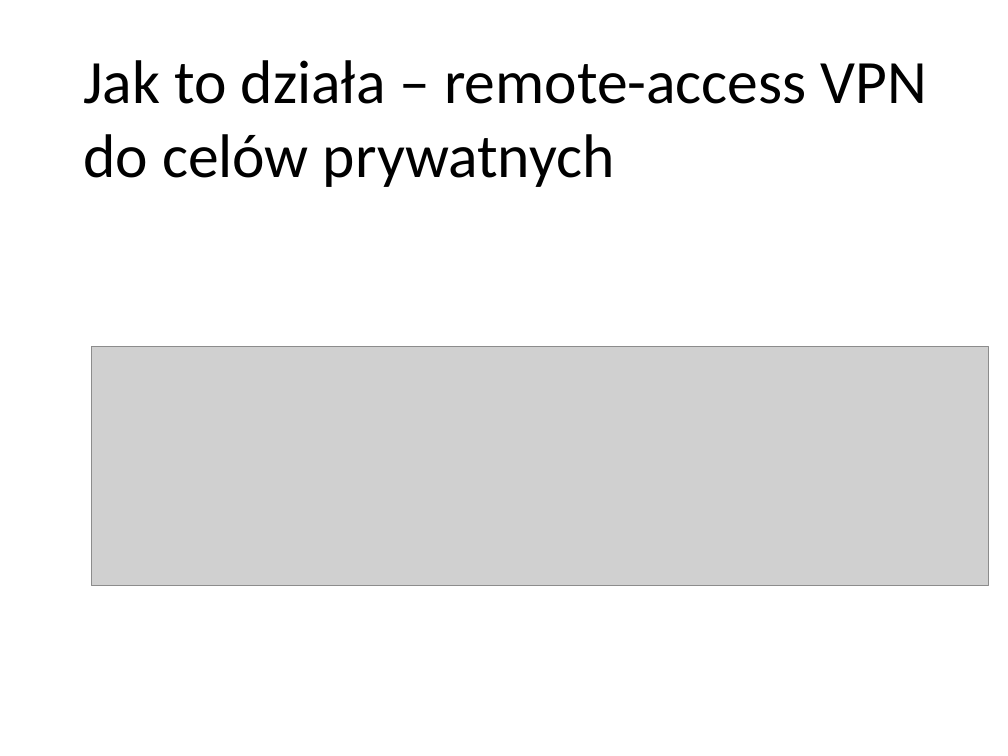
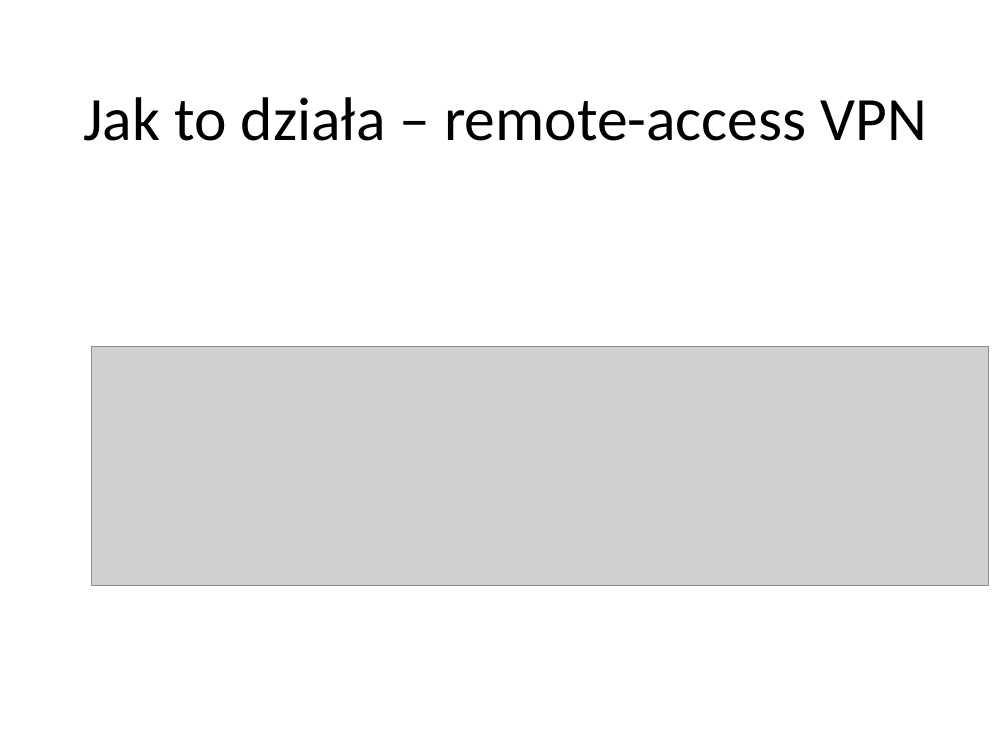
Before and after one commit to pwr227078/Reports, a slide deck: slide 6 of VPN/VPN.pptx. Drawn at 1008x756 pixels with LibreOffice and Linux fonts; fonts in the diff are those of the drawing; grey boxes stand for pictures; background and template pictures are left out. Boxes give left, top, right and bottom in pixels: in the first picture for what was removed or moved away, otherwise in the second. Text is boxed around its words. In the diff, an @@ line names an element or a change of style, - is before the commit and + after.

```diff
--- a/VPN/VPN.pptx
+++ b/VPN/VPN.pptx
@@ text at [83, 97, 927, 141]: text changed @@
-Jak to działa – remote-access VPN do celów prywatnych
+Jak to działa – remote-access VPN
```
Also in this commit, not shown: 10 other slides changed, 1 slide added, 1 slide removed.
